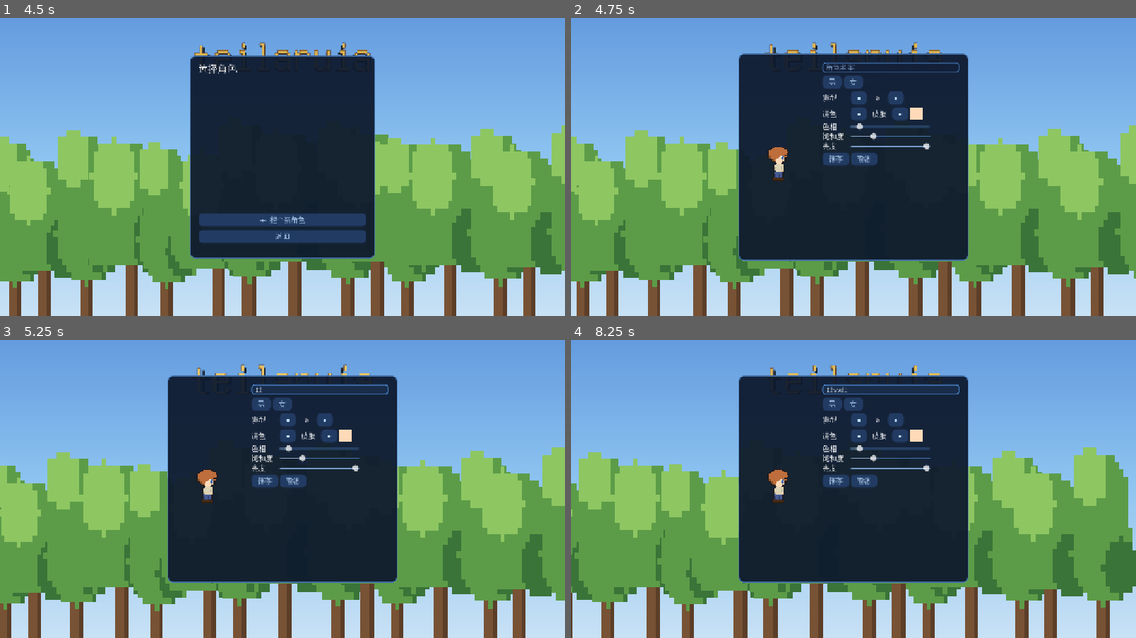
Above: before the commit, frames 1-4 (two rows, left to right).
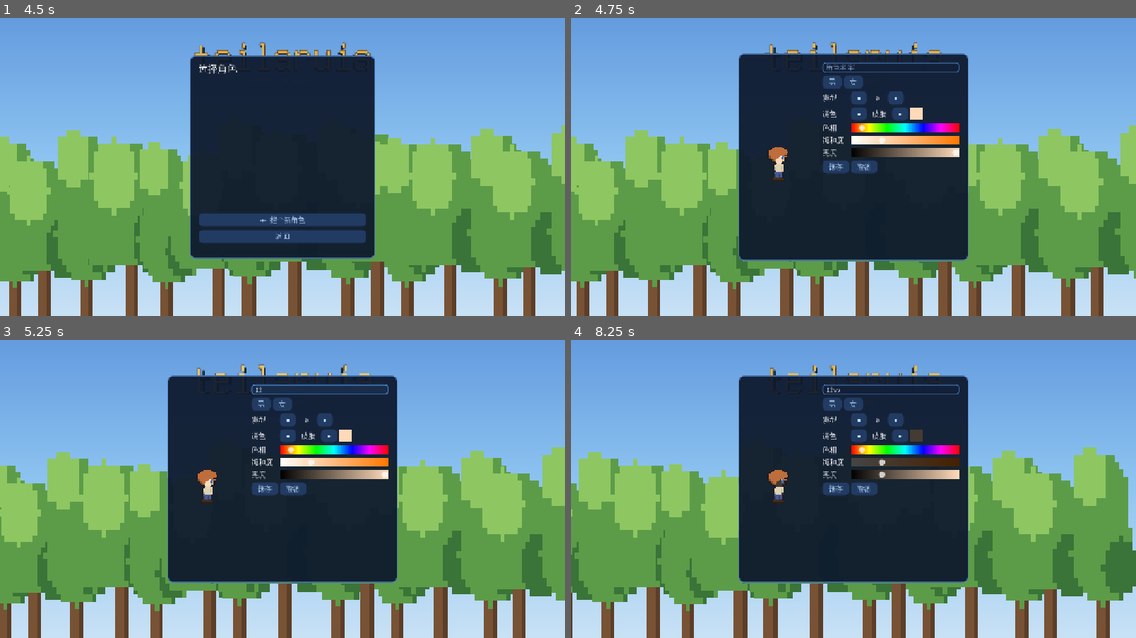
Above: after the commit, the same moments.

Repository: Nornttyy/tielaruia
Game: Godot game, scene res://scenes/main.tscn
Two runs of this game, one before a commit and one after it. Both use one fixed random seed, a clock stepped at 60 frames per second and the inputs below.
Inputs (mouse positions are in pixels of both pictures, inside the frame that each line leads up to):
- Up to frame 1 (4.5 s): click "开始游戏" at 0.5 s; tap Enter at 1.25 s; move the mouse to (406, 140) at 1.27 s; hold D (move_right) 1.28-2 s; tap E (interact) at 1.35 s; click (406, 140) at 1.42 s; tap Space (jump) at 1.52, 1.82 s; drag from (169, 172) to (254, 220) at 2.02 s; move the mouse to (339, 86) at 2.77 s; hold D (move_right) 2.78-3.5 s; hold Right mouse button (secondary) 2.78-3.5 s; click (339, 86) at 2.92 s; drag from (254, 220) to (113, 110) at 3.52 s; move the mouse to (452, 205) at 4.27 s; hold A (move_left) from 4.28 s (still down); tap Alt at 4.35 s; click (452, 205) at 4.42 s
- Up to frame 2 (4.75 s): keep holding A (move_left); tap Space (jump) at 4.52 s
- Up to frame 3 (5.25 s): tap Space (jump) at 4.82 s; release A (move_left) at 5 s; click (322, 390) at 5.02 s; type "12" at 5.1 s
- Up to frame 4 (8.25 s): drag from (684, 432) to (768, 399) at 5.77 s; move the mouse to (881, 480) at 6.52 s; hold S 6.53-7.25 s; tap V at 6.6 s; click (881, 480) at 6.67 s; drag from (768, 399) to (740, 494) at 7.27 s; move the mouse to (977, 462) at 8.02 s; hold D (move_right) from 8.03 s (still down); tap 1 at 8.1 s; click (977, 462) at 8.17 s

Frame 1 is identical in both runs. In frame 2, 2.4% of the frame differs, in the area x 44-69%, y 35-53%; in frame 3, 2.4%; in frame 4, 2.8%, in the area x 36-69%, y 14-53%.

Commit message:
feat(character): 调色滑杆加彩色渐变背景 — 色相彩虹/饱和度灰→鲜/亮度黑→亮, 实时跟着变
透明轨道滑杆叠在 GradientTexture1D 上; 拖一条另两条渐变实时重算; _style_controls 跳过调色杆不盖渐变.

Co-Authored-By: Claude Opus 4.8 (1M context) <noreply@anthropic.com>

Diff:
--- a/scripts/ui/character_panels.gd
+++ b/scripts/ui/character_panels.gd
@@ -28,6 +28,8 @@
 var _hue_slider: HSlider
 var _sat_slider: HSlider
 var _val_slider: HSlider
+var _sat_gradient: Gradient   # 饱和度条背景: 灰→当前色 (随色相/亮度实时更新)
+var _val_gradient: Gradient   # 亮度条背景: 黑→当前色
 
 func _ready() -> void:
 	set_anchors_preset(Control.PRESET_FULL_RECT)
@@ -88,7 +90,8 @@
 		elif c is LineEdit:
 			UIStyle.style_line_edit(c)
 		elif c is HSlider:
-			UIStyle.style_slider(c)
+			if not c.has_meta("color_slider"):   # 调色滑杆是透明轨道+彩色渐变, 别套默认皮
+				UIStyle.style_slider(c)
 		_style_controls(c)
 
 
@@ -237,22 +240,81 @@
 	parent.add_child(row)
 	left.pressed.connect(func(): _cycle_part(-1))
 	right.pressed.connect(func(): _cycle_part(1))
-	# 三滑杆: 色相 0-359, 饱和度/亮度 0-100
-	_hue_slider = _make_color_slider("色相", 0, 359, parent)
-	_sat_slider = _make_color_slider("饱和度", 0, 100, parent)
-	_val_slider = _make_color_slider("亮度", 0, 100, parent)
+	# 三滑杆, 每条都有彩色渐变背景 = 一眼看到拖到哪是什么色
+	_hue_slider = _make_color_slider("色相", 0, 359, parent, _make_hue_gradient_tex())
+	_sat_gradient = _two_stop_gradient(Color(0.5, 0.5, 0.5), Color.RED)
+	_sat_slider = _make_color_slider("饱和度", 0, 100, parent, _grad_tex(_sat_gradient))
+	_val_gradient = _two_stop_gradient(Color.BLACK, Color.RED)
+	_val_slider = _make_color_slider("亮度", 0, 100, parent, _grad_tex(_val_gradient))
 	_set_active_color_index(0)
 
 
-func _make_color_slider(label: String, lo: int, hi: int, parent: VBoxContainer) -> HSlider:
+# 一条带彩色渐变背景的滑杆: 渐变 TextureRect 垫底 + 透明轨道滑杆叠上面 (只露手柄)。
+func _make_color_slider(label: String, lo: int, hi: int, parent: VBoxContainer, tex: Texture2D) -> HSlider:
 	var row := HBoxContainer.new()
 	var l := Label.new(); l.text = label; l.custom_minimum_size = Vector2(60, 0); row.add_child(l)
+	var stack := Control.new()
+	stack.custom_minimum_size = Vector2(180, 22)
+	stack.size_flags_horizontal = Control.SIZE_EXPAND_FILL
+	var bg := TextureRect.new()
+	bg.texture = tex
+	bg.set_anchors_preset(Control.PRESET_FULL_RECT)
+	bg.stretch_mode = TextureRect.STRETCH_SCALE
+	bg.mouse_filter = Control.MOUSE_FILTER_IGNORE
+	stack.add_child(bg)
 	var s := HSlider.new(); s.min_value = lo; s.max_value = hi; s.step = 1
-	s.custom_minimum_size = Vector2(180, 0)
+	s.set_anchors_preset(Control.PRESET_FULL_RECT)
+	s.set_meta("color_slider", true)   # _style_controls 跳过它, 别拿默认皮盖住渐变
+	var empty := StyleBoxEmpty.new()
+	s.add_theme_stylebox_override("slider", empty)
+	s.add_theme_stylebox_override("grabber_area", empty)
+	s.add_theme_stylebox_override("grabber_area_highlight", empty)
 	s.value_changed.connect(func(_v): _on_color_slider_changed())
-	row.add_child(s)
+	stack.add_child(s)
+	row.add_child(stack)
 	parent.add_child(row)
 	return s
+
+
+func _two_stop_gradient(a: Color, b: Color) -> Gradient:
+	var g := Gradient.new()
+	g.set_offset(0, 0.0); g.set_color(0, a)
+	g.set_offset(1, 1.0); g.set_color(1, b)
+	return g
+
+
+func _grad_tex(g: Gradient) -> GradientTexture1D:
+	var t := GradientTexture1D.new()
+	t.gradient = g
+	t.width = 128
+	return t
+
+
+# 彩虹色相条 (红→黄→绿→青→蓝→品红→红)
+func _make_hue_gradient_tex() -> GradientTexture1D:
+	var g := Gradient.new()
+	var offs: PackedFloat32Array = [0.0, 1.0/6, 2.0/6, 3.0/6, 4.0/6, 5.0/6, 1.0]
+	var cols := PackedColorArray()
+	for o in offs:
+		cols.append(Color.from_hsv(o, 1.0, 1.0))
+	g.offsets = offs    # 直接替换默认的 2 个点
+	g.colors = cols
+	return _grad_tex(g)
+
+
+# 饱和度/亮度条颜色随当前色相+另两轴实时更新 (色相条是固定彩虹不用更新)。
+func _update_color_gradients() -> void:
+	if _hue_slider == null:
+		return
+	var h: float = _hue_slider.value / 359.0
+	var s: float = _sat_slider.value / 100.0
+	var v: float = maxf(_val_slider.value / 100.0, 0.05)   # 太暗看不出饱和度变化, 给个下限
+	if _sat_gradient != null:
+		_sat_gradient.set_color(0, Color.from_hsv(h, 0.0, v))
+		_sat_gradient.set_color(1, Color.from_hsv(h, 1.0, v))
+	if _val_gradient != null:
+		_val_gradient.set_color(0, Color.from_hsv(h, s, 0.0))
+		_val_gradient.set_color(1, Color.from_hsv(h, s, 1.0))
 
 
 func _cycle_part(d: int) -> void:
@@ -269,6 +331,7 @@
 	_hue_slider.set_value_no_signal(roundi(c.h * 359.0))
 	_sat_slider.set_value_no_signal(roundi(c.s * 100.0))
 	_val_slider.set_value_no_signal(roundi(c.v * 100.0))
+	_update_color_gradients()
 	if _active_swatch != null:
 		_active_swatch.color = c
 
@@ -277,6 +340,7 @@
 func _on_color_slider_changed() -> void:
 	var c := Color.from_hsv(_hue_slider.value / 359.0, _sat_slider.value / 100.0, _val_slider.value / 100.0)
 	_appearance[_active_color_key] = c
+	_update_color_gradients()   # 拖一条 → 另两条的渐变实时跟着变色
 	if _active_swatch != null:
 		_active_swatch.color = c
 	_rebuild_preview()
